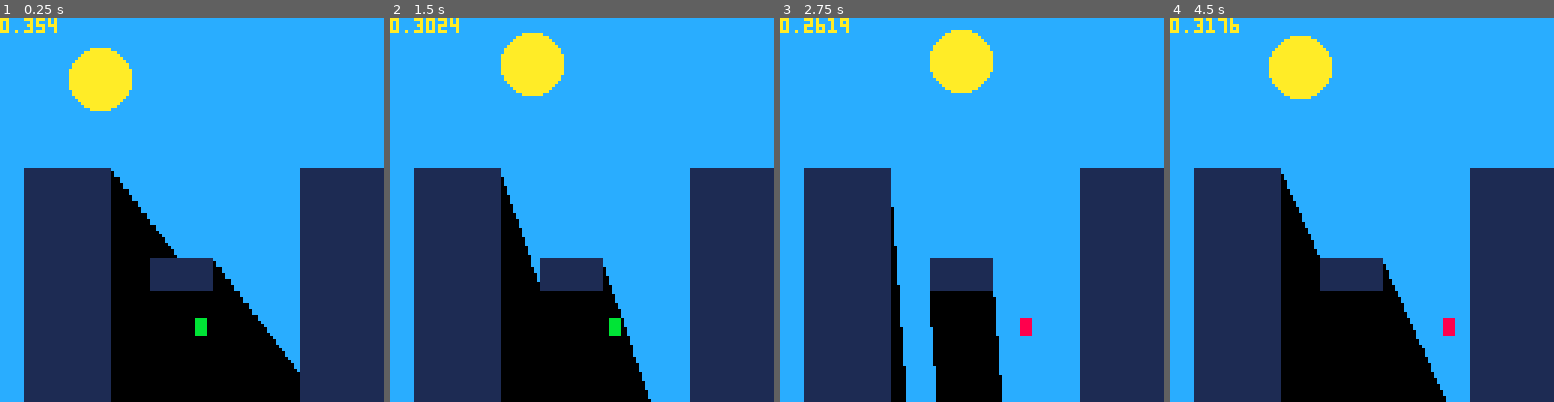
Above: before the commit, frames 1-4 (left to right).
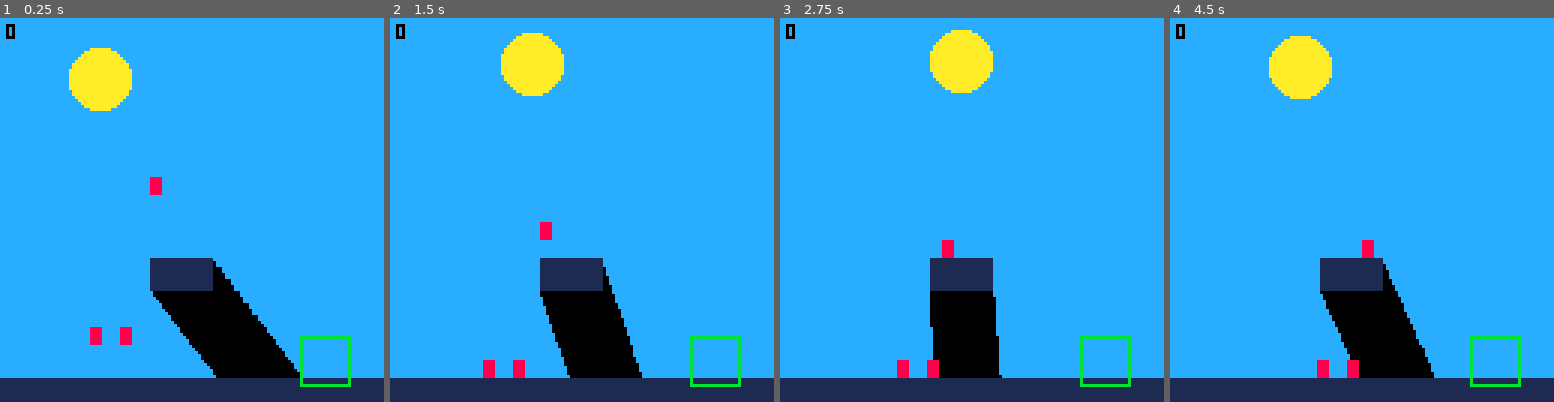
Above: after the commit, the same moments.

Repository: KyleNeubarth/GameStudio2019
Game: PICO-8 cartridge spf.p8
The game is run twice, just before and just after one commit, with the same random seed, the same clock (stepped at 60 frames per second) and the same inputs.
Inputs (mouse positions are in pixels of both pictures, inside the frame that each line leads up to):
- Up to frame 1 (0.25 s): no input
- Up to frame 2 (1.5 s): click (670, 121) at 0.67 s; click (436, 267) at 1.22 s
- Up to frame 3 (2.75 s): click (887, 114) at 1.77 s; click (952, 259) at 2.32 s
- Up to frame 4 (4.5 s): click (1404, 106) at 2.87 s; click (1465, 256) at 3.42 s; click (1231, 102) at 3.97 s

The runs differ from the first frame. In frame 1, 36% of the frame differs, in the area x 0-100%, y 0-100%; in frame 2, 33%; in frame 3, 30%; in frame 4, 34%.

Commit message:
lotsa stuff

Diff:
--- a/spf.p8
+++ b/spf.p8
@@ -11,10 +11,18 @@
 numrects = 0
 numlines = 0
 numlemmings = 0
+numlevels = 0
 lines = {}
 rects = {}
 lemmings = {}
-
+levels = {}
+
+//level stuff
+activelevel = 0
+lemmingsalive = 0
+lemmingsneeded = 0
+lemmingswon = 0
+winzone = {0,0}
 //lemming width, height, velocity
 lemmingw = 3
 lemmingh = 5
@@ -23,10 +31,15 @@
 function _init()
 	//enable mouse tracking
 	poke(0x5f2d, 1)
-	addrect(50,80,20,10)
-	addrect(100,50,120,128)
-	addrect(8,50,28,128)
-	addlemming(64,100)
+	//addrect(50,80,20,10)
+	//addrect(100,50,120,128)
+	//addrect(8,50,28,128)
+	//addrect(0,120,128,128)
+	//addlemming(64,100)
+	addlevel(3,3, {100,106} , { {30,100},{40,100},{50,50} } )
+	addlevelrect(50,80,20,10)
+	addlevelrect(0,120,128,128)
+	loadlevel(1)
 end
 
 function _update()
@@ -35,6 +48,7 @@
 
 	updatesun()
 	updatelemmings()
+	lemmingtriggers()
 end
 
 function _draw()
@@ -44,8 +58,13 @@
 
 	shadows()
 	drawrects()
+	detectshade()
 	drawlemmings()
 	drawsun()
+	color(11)
+	rect(winzone[1],winzone[2],winzone[1]+16,winzone[2]+16)
+	color(0)
+	print(lemmingswon,2,2)
 end
 -->8
 --draw functions
@@ -53,7 +72,7 @@
 function drawsun()
 	color(10)
 	circfill(64 + 50*cos(sunangle),44 + 30*sin(sunangle),10)
-	print(sunangle,0,0)
+	//print(sunangle,0,0)
 end
 function drawrects()
 	color(1)
@@ -75,7 +94,7 @@
 		end
 	end
 end
-function drawlemmings()
+function detectshade()
 
 	for k=1,numlemmings do
 		//sun detect code
@@ -94,11 +113,18 @@
 		::found_sun::
 		if sun == true then
 			lemmings[k].exposure+=1
+		else
+			lemmings[k].exposure=0
+		end
+	end
+end
+function drawlemmings()
+	for k=1,numlemmings do
+		if lemmings[k].exposure > 0 then
 			color(8)
 		else
 			color(11)
 		end
-
 		rectfill(lemmings[k].x,lemmings[k].y,lemmings[k].x+lemmingw,lemmings[k].y+lemmingh)
 	end
 end
@@ -110,33 +136,103 @@
 	sunangle += .2*(angle-sunangle)
 end
 function updatelemmings()
+
+	//check for platform below
+
 	for i=1,numlemmings do
-		dx = lemmingv*( (lemmings[i].dir == "right") and 1 or -1)
-		nx = dx + ( (lemmings[i].dir == "right") and (lemmings[i].x + lemmingw) or lemmings[i].x)
-
+
+		ny = lemmings[i].y+lemmingh+1
+
+		platform_below = false
 		for j=1,numrects do
 			r = rects[j]
-			hit = false
-			if (nx >= r.x and nx <= r.x+r.w) then
-				for k=0,lemmingh-1 do
-					ny = lemmings[i].y + k
-					if (ny >= r.y and ny <= r.y+r.h) then
-						//hits rect
-						hit = true
-						goto hit_rect
+			if (ny >= r.y and ny <= r.y+r.h) then
+				for k=-1,lemmingw do
+					nx = lemmings[i].x + k
+					if (nx >= r.x and nx <= r.x+r.w) then
+						//there's a platform
+						platform_below = true
+						goto platform_below
 					end
 				end
 			end
-			::hit_rect::
-			if hit == true then
-				dx = -(nx-dx) + (lemmings[i].dir == "right" and r.x or r.x+r.w)
-				lemmings[i].dir = lemmings[i].dir == "right" and "left" or "right"
-			end
-		end
-
-		lemmings[i].x += dx
-
-	end
+		end
+
+		::platform_below::
+		if platform_below == false then
+			dy = .4
+			ny = .4 + lemmings[i].y+lemmingh
+
+			fall_hit = false
+			for j=1,numrects do
+				r = rects[j]
+				if (ny >= r.y and ny <= r.y+r.h) then
+					for k=0,lemmingw-1 do
+						nx = lemmings[i].x + k
+						if (nx >= r.x and nx <= r.x+r.w) then
+							//there's a platform
+							fall_hit = true
+							goto hit_ground
+						end
+					end
+				end
+			end
+
+			::hit_ground::
+			if hit_ground == true then
+				dy = -(ny-.4) + r.y+r.h+2
+			end
+			lemmings[i].y += dy
+		else
+			//hj = true + 1
+			//sideways collision
+			dx = lemmingv*( (lemmings[i].dir == "right") and 1 or -1)
+			nx = dx + ( (lemmings[i].dir == "right") and (lemmings[i].x + lemmingw) or lemmings[i].x - 1)
+
+			for j=1,numrects do
+				r = rects[j]
+				hit = false
+				if (nx >= r.x and nx <= r.x+r.w) then
+					for k=0,lemmingh-1 do
+						ny = lemmings[i].y + k
+						if (ny >= r.y and ny <= r.y+r.h) then
+							//hits rect
+							hit = true
+							goto hit_rect
+						end
+					end
+				end
+				::hit_rect::
+				if hit == true then
+					dx = -(nx-dx) + (lemmings[i].dir == "right" and r.x-1 or r.x+r.w+2)
+					lemmings[i].dir = lemmings[i].dir == "right" and "left" or "right"
+				end
+			end
+
+			lemmings[i].x += dx
+		end
+	end
+end
+function lemmingtriggers()
+	//end of level
+	for i=1,numlemmings do
+		l = lemmings[i]
+		if l.x >= winzone[1] and l.x+lemmingw <= winzone[1]+16 then
+			if l.y >= winzone[2] and l.y+lemmingh <= winzone[2]+16 then
+				lemmingsalive-=1
+				lemmingswon+=1
+				removelemming(i)
+				i-=1
+			end
+		end
+	end
+end
+function removelemming(i)
+	l = lemmings[i]
+	if numlemmings > 1 then
+		lemmings[i] = lemmings[numlemmings]
+	end
+	numlemmings-=1
 end
 -->8
 --constructors/add functions
@@ -185,6 +281,65 @@
 	end
 	return flr(a)
 end
+function reset()
+	sunangle = .25
+
+	numrects = 0
+	numlines = 0
+	numlemmings = 0
+	lines = {}
+	rects = {}
+	lemmings = {}
+
+	//level stuff
+	activelevel = 0
+	lemmingsalive = 0
+	lemmingsneeded = 0
+	lemmingswon = 0
+	winzone = {0,0}
+end
+-->8
+--levelsystem
+//# lemmings, # lemmings to complte level
+function addlevel(numl,nums,win,spawns)
+	newlevel = {}
+	//must set rects and lines yourself
+	newlevel.numrects = 0
+	newlevel.numlines = 0
+	newlevel.rects = {}
+	newlevel.lines = {}
+	newlevel.numlemmings = numl
+	newlevel.spawnpoints = spawns
+	newlevel.numsurvive = nums
+	newlevel.winzone = win
+	numlevels+=1
+	levels[numlevels] = newlevel
+end
+function addlevelrect(x,y,w,h)
+	newrect = {}
+	newrect.x = x
+	newrect.y = y
+	newrect.w = w
+	newrect.h = h
+	levels[numlevels].numrects+=1
+	levels[numlevels].rects[levels[numlevels].numrects] = newrect
+end
+function loadlevel(i)
+	reset()
+	level = levels[i]
+	activelevel = i
+	lemmingsalive = level.numlemmings
+	lemmingsneeded = level.numsurvive
+	winzone = level.winzone
+	for j=1,level.numrects do
+		r=level.rects[j]
+		addrect(r.x,r.y,r.w,r.h)
+	end
+	for j=1,level.numlemmings do
+		s = level.spawnpoints[j]
+		addlemming(s[1],s[2])
+	end
+end
 __gfx__
 00000000000000000000000000000000000000000000000000000000000000000000000000000000000000000000000000000000000000000000000000000000
 00000000000000000000000000000000000000000000000000000000000000000000000000000000000000000000000000000000000000000000000000000000
